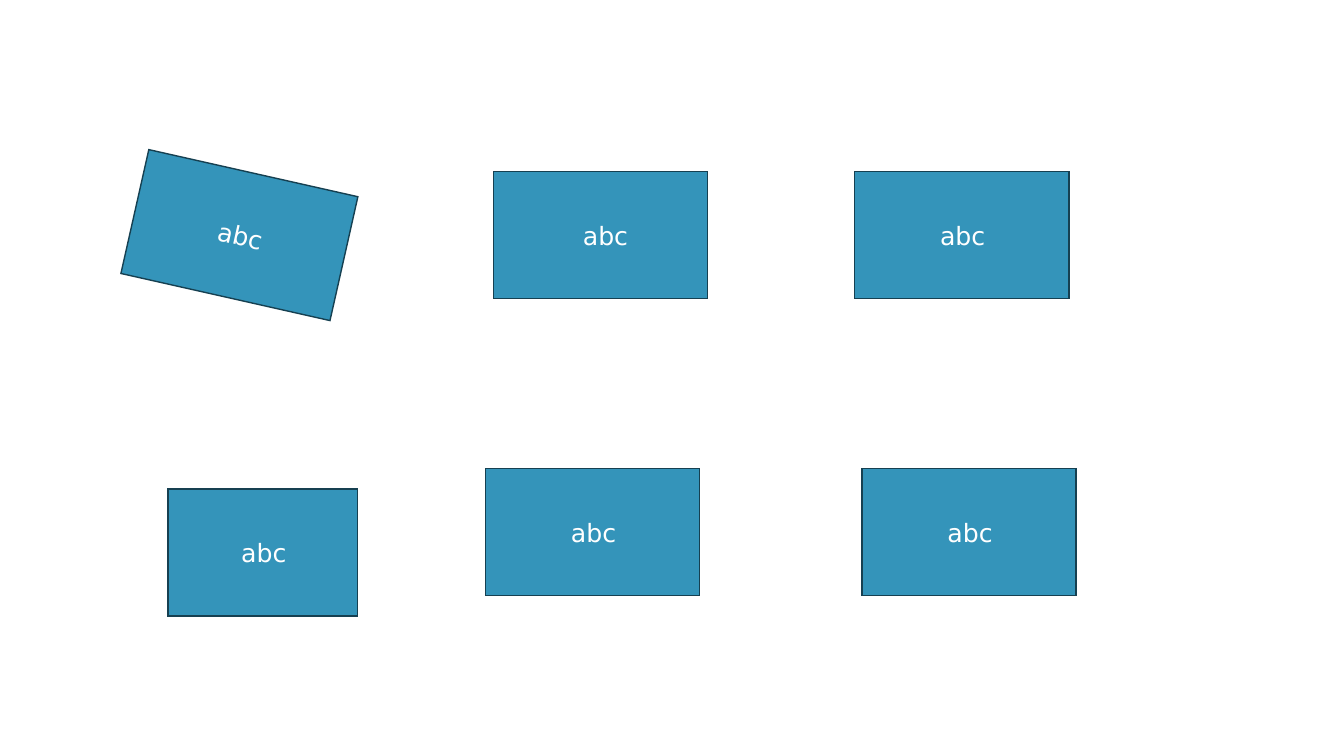
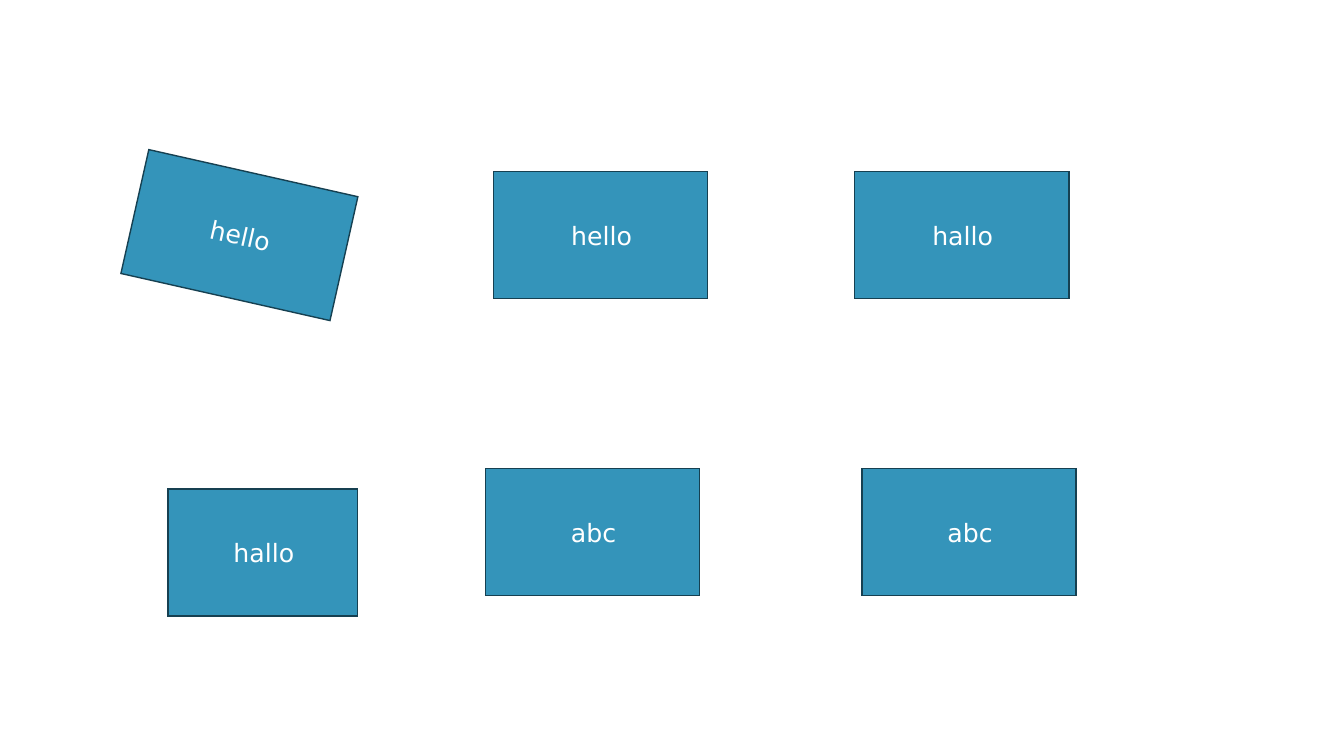
Before and after one commit to pyro-team/bkt-legacy, a slide deck: slide 3 of 20_development/BKT-Legacy.pptm. Drawn at 1344x756 pixels with LibreOffice and Linux fonts; fonts in the diff are those of the drawing. Boxes give left, top, right and bottom in pixels: in the first picture for what was removed or moved away, otherwise in the second. Text is boxed around its words. In the diff, an @@ line names an element or a change of style, - is before the commit and + after.

```diff
--- a/20_development/BKT-Legacy.pptm
+++ b/20_development/BKT-Legacy.pptm
@@ text in rectangle at [208, 220, 267, 251]: text changed @@
-abc
+hello
@@ text in rectangle at [571, 226, 632, 246]: text changed @@
-abc
+hello
@@ text in rectangle at [932, 226, 993, 246]: text changed @@
-abc
+hallo
@@ text in rectangle at [233, 543, 294, 563]: text changed @@
-abc
+hallo
```
Also in this commit, not shown: 7 other files.
